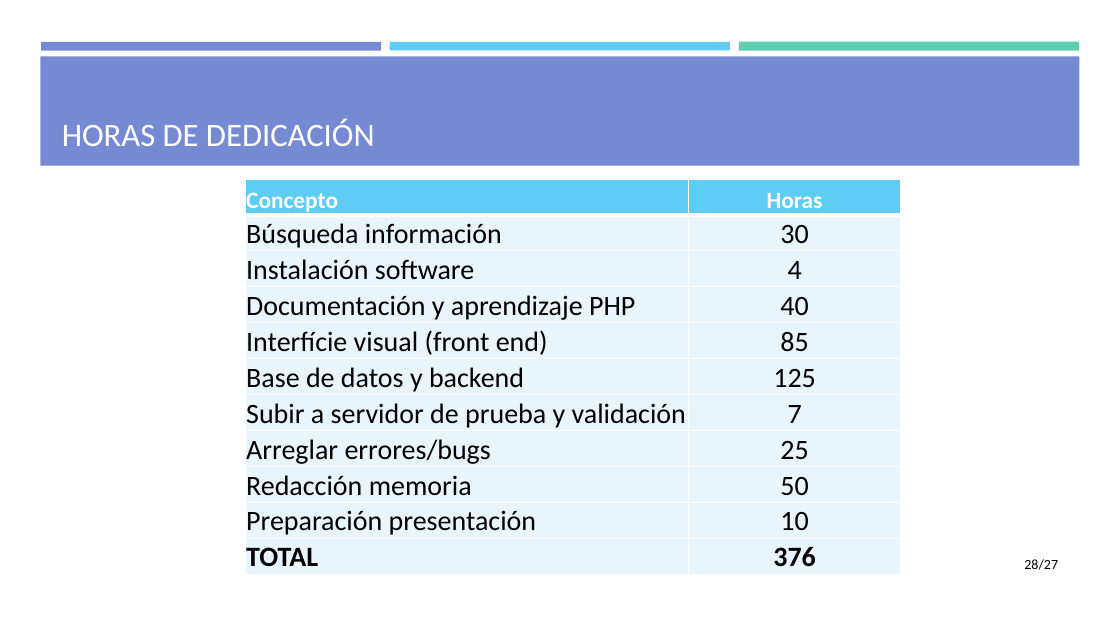
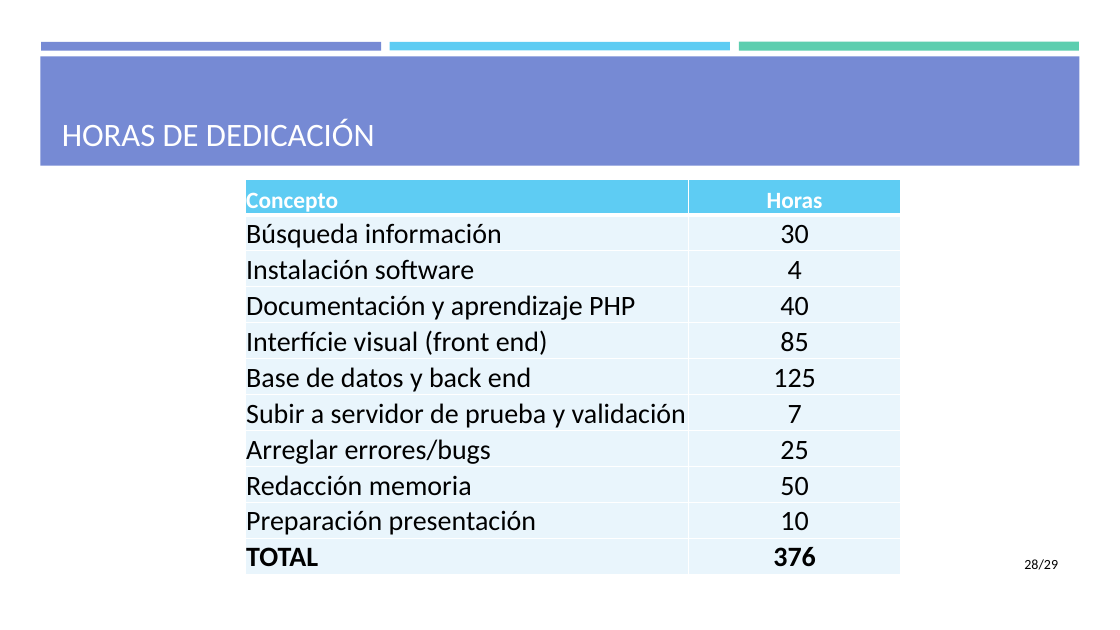
Before and after one commit to mdlunag/tfg, a slide deck: slide 28 of tfg_presentacio.pptx. Drawn at 1120x630 pixels with LibreOffice and Linux fonts; fonts in the diff are those of the drawing. Boxes give left, top, right and bottom in pixels: in the first picture for what was removed or moved away, otherwise in the second. Text is boxed around its words. In the diff, an @@ line names an element or a change of style, - is before the commit and + after.

```diff
--- a/tfg_presentacio.pptx
+++ b/tfg_presentacio.pptx
@@ table at (245,179,902,575) @@
-row 6, column 1: Base de datos y backend
+row 6, column 1: Base de datos y back end
@@ page number at (1024,559,1058,570): text changed @@
-28/27
+28/29
```
Also in this commit, not shown: 6 other slides changed.
